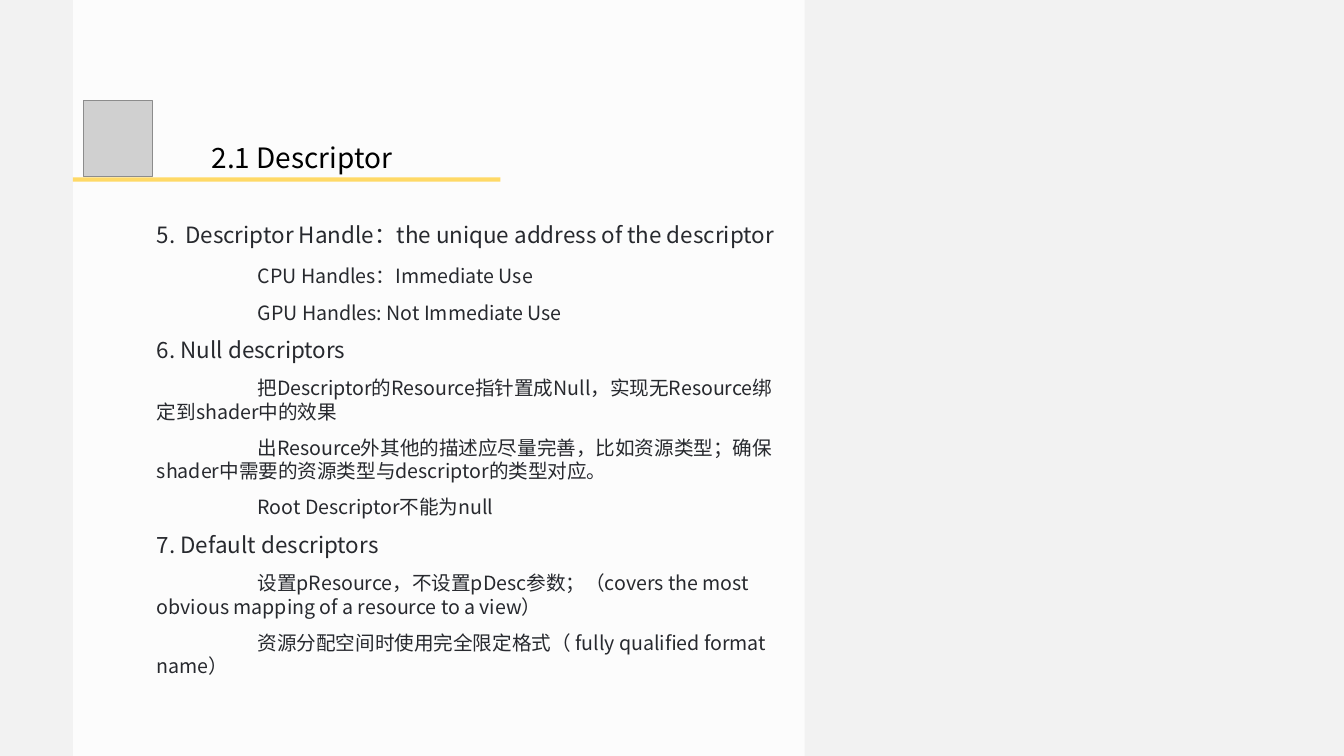
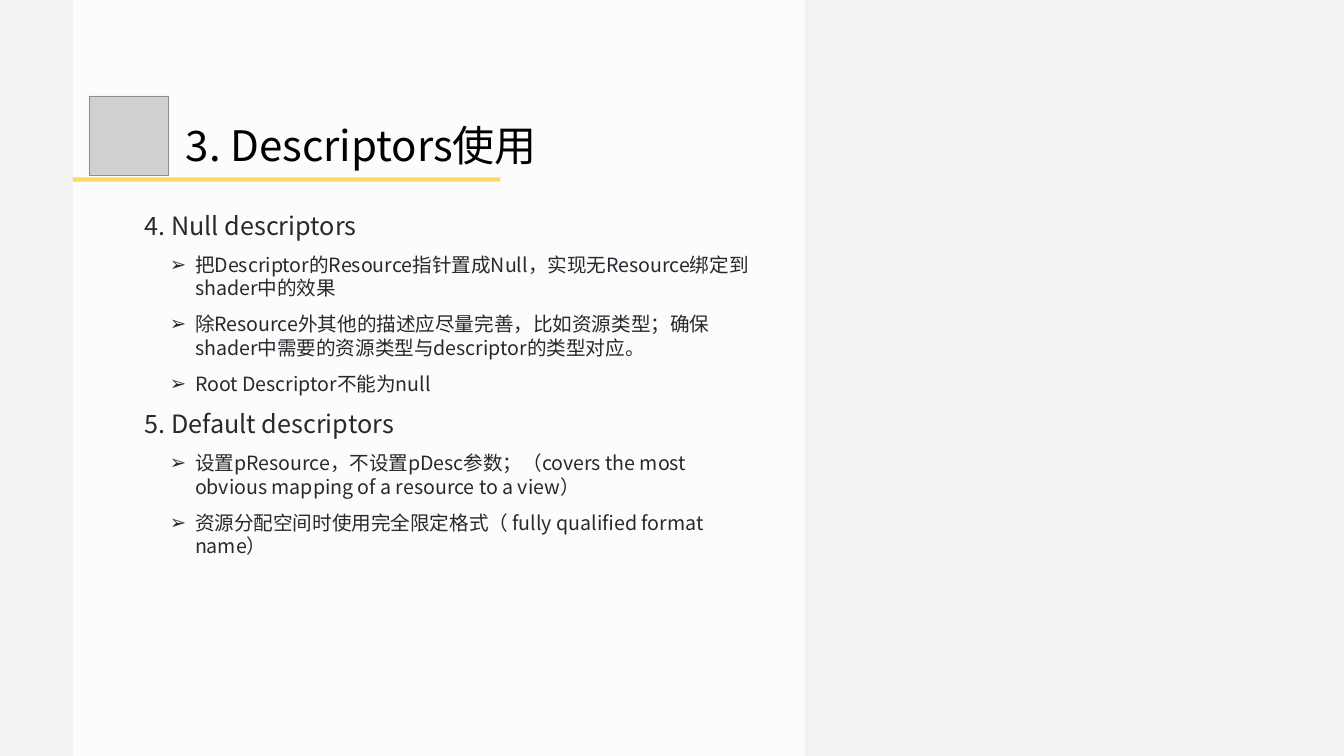
Before and after one commit to doomlover/KSGameEngineTutorials, a slide deck: slide 18 of PPTs/05.深入DX12绘制二.pptx (slide 14 before the commit). Drawn at 1344x756 pixels with LibreOffice and Linux fonts; fonts in the diff are those of the drawing; grey boxes stand for pictures. Boxes give left, top, right and bottom in pixels: in the first picture for what was removed or moved away, otherwise in the second. Text is boxed around its words. In the diff, an @@ line names an element or a change of style, - is before the commit and + after.

```diff
--- a/PPTs/05.深入DX12绘制二.pptx
+++ b/PPTs/05.深入DX12绘制二.pptx
@@ picture: place and size @@
-picture at box(84, 100, 152, 176)
+picture at box(89, 96, 168, 175)
@@ text at box(186, 126, 537, 171): text changed; size 40 to 60 pt; font Noto Sans CJK JP to Noto Sans CJK SC @@
-  2.1 Descriptor
+  3. Descriptors使用
@@ text "4. Null descriptors": place and size @@
-text "4. Null descriptors" at box(157, 225, 774, 655)
+text "4. Null descriptors" at box(145, 215, 749, 555)
@@ text at box(145, 215, 357, 241): text changed; size 32 to 36 pt @@
-5. Descriptor Handle：the unique address of the descriptor
-CPU Handles：Immediate Use
-GPU Handles: Not Immediate Use
-6. Null descriptors
+4. Null descriptors
@@ text at box(195, 255, 749, 555): bullet none to ➢; list level 1 to 2 in "把Descriptor的Resource指针置成Null，实现无Resource绑定到shader中的效果"; list level 1 to 2 in "Root Descriptor不能为null"; list level 1 to 2 in "设置pResource，不设置pDesc参数；（covers the most obvious mapping ..."; list level 1 to 2 in "资源分配空间时使用完全限定格式（ fully qualified format name）" @@
@@ text at box(195, 314, 709, 360): text changed @@
-出Resource外其他的描述应尽量完善，比如资源类型；确保shader中需要的资源类型与descriptor的类型对应。
+  ➢ 除Resource外其他的描述应尽量完善，比如资源类型；确保shader中需要的资源类型与descriptor的类型对应。
@@ text at box(145, 412, 394, 439): text changed; size 32 to 36 pt @@
-7. Default descriptors
+5. Default descriptors
```
Also in this commit, not shown: 13 other slides changed, 21 slides added, 20 slides removed, 1 other file.
